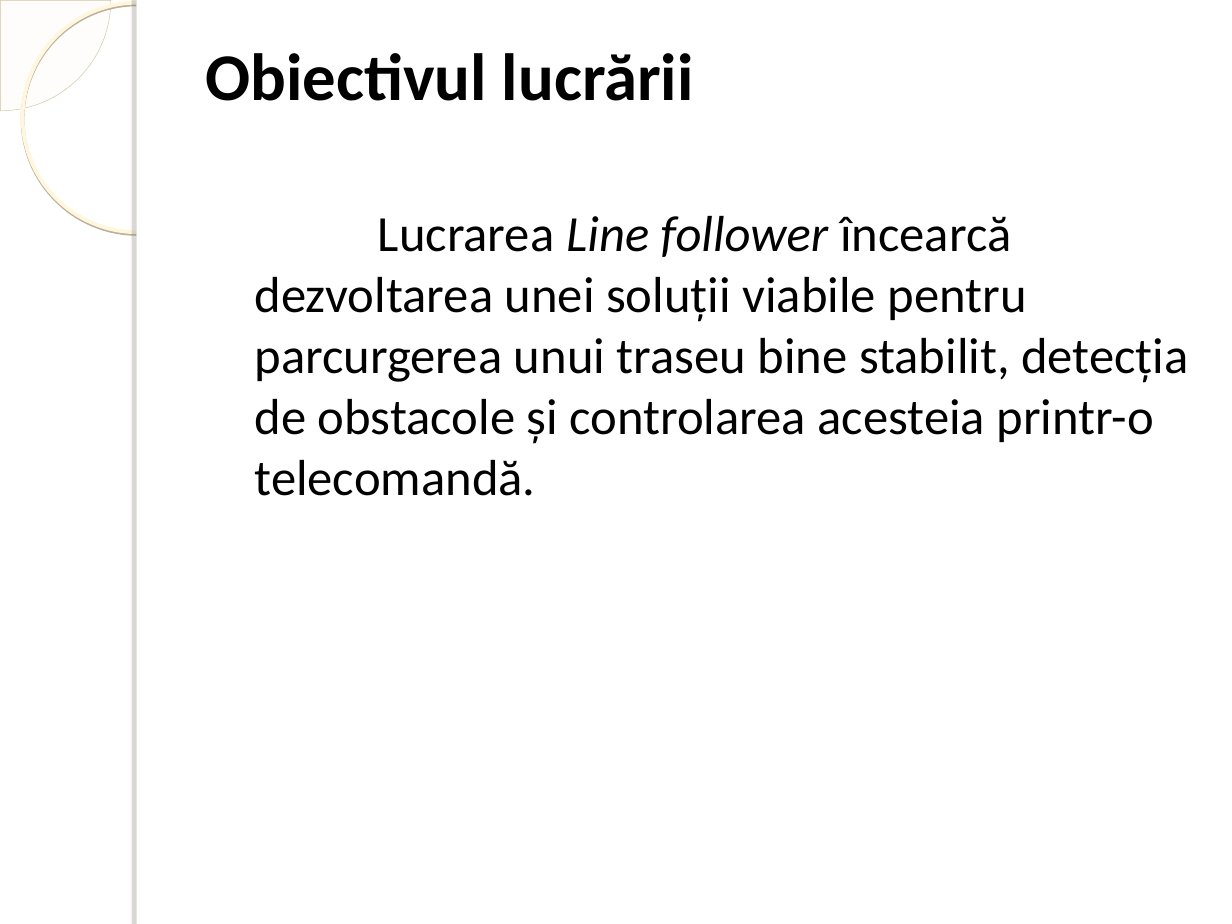
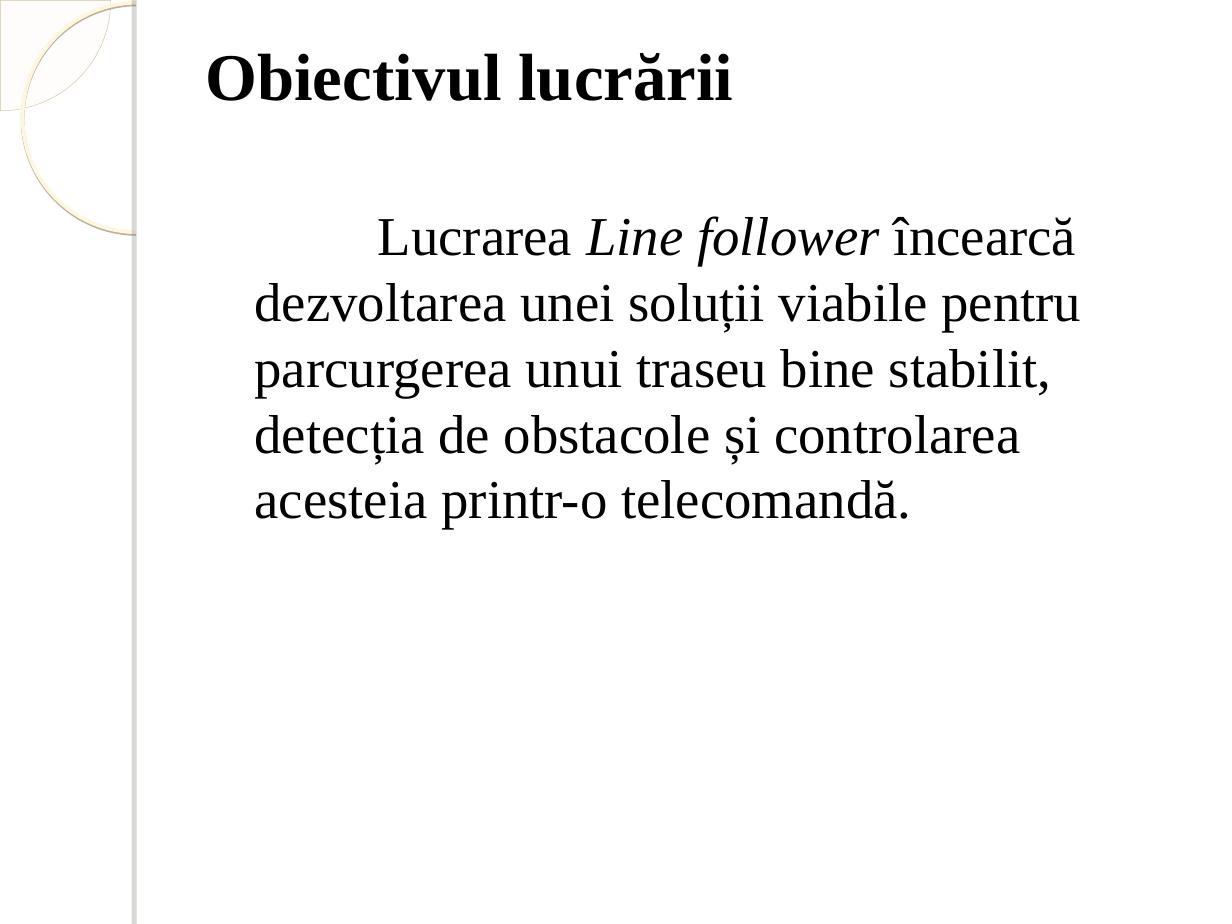
Before and after one commit to IoanaValentina/Licenta2019Musc-IoanaValentina, a slide deck: slide 3 of Line follower.ppt (slide 8 before the commit). Drawn at 1232x924 pixels with LibreOffice and Linux fonts; fonts in the diff are those of the drawing; background and template pictures are left out. Boxes give left, top, right and bottom in pixels: in the first picture for what was removed or moved away, otherwise in the second. Text is boxed around its words. In the diff, an @@ line names an element or a change of style, - is before the commit and + after.

```diff
--- a/Line follower.ppt
+++ b/Line follower.ppt
@@ title "Obiectivul lucrării" at [205, 53, 733, 101]: font Calibri to Times New Roman @@
@@ text "Lucrarea Line follower încearcă dezvoltarea ..." at [255, 216, 1081, 529]: size 29.6 to 32 pt, font Calibri to Times New Roman @@
```
Also in this commit, not shown: 11 other slides changed.
